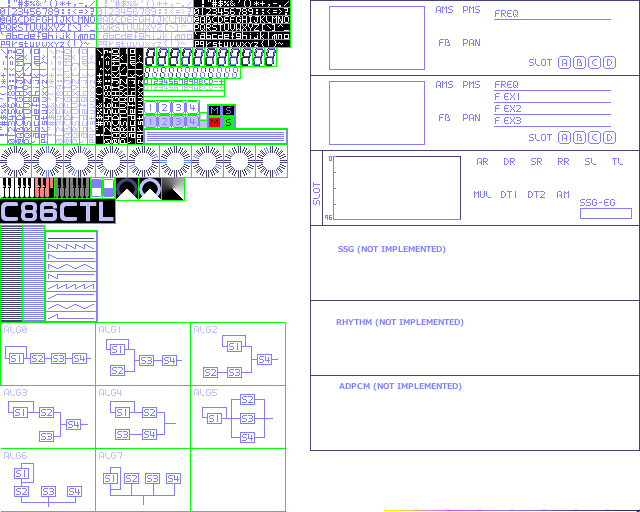
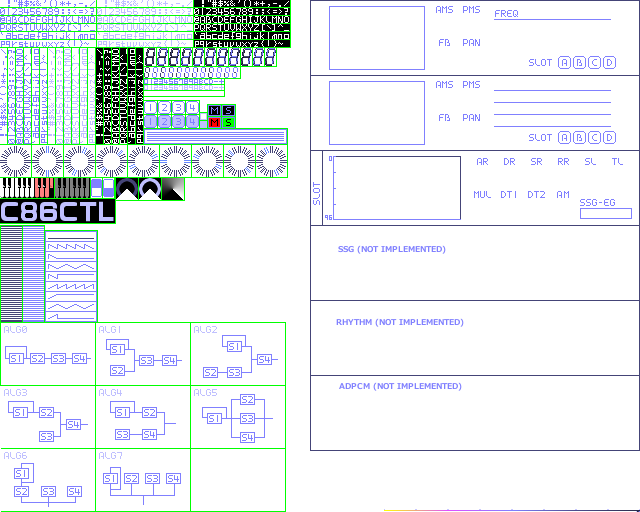
Layers edited between the first and the second 640 × 512 image:
painted on "FM-EXWND" over [495, 81, 521, 124]
